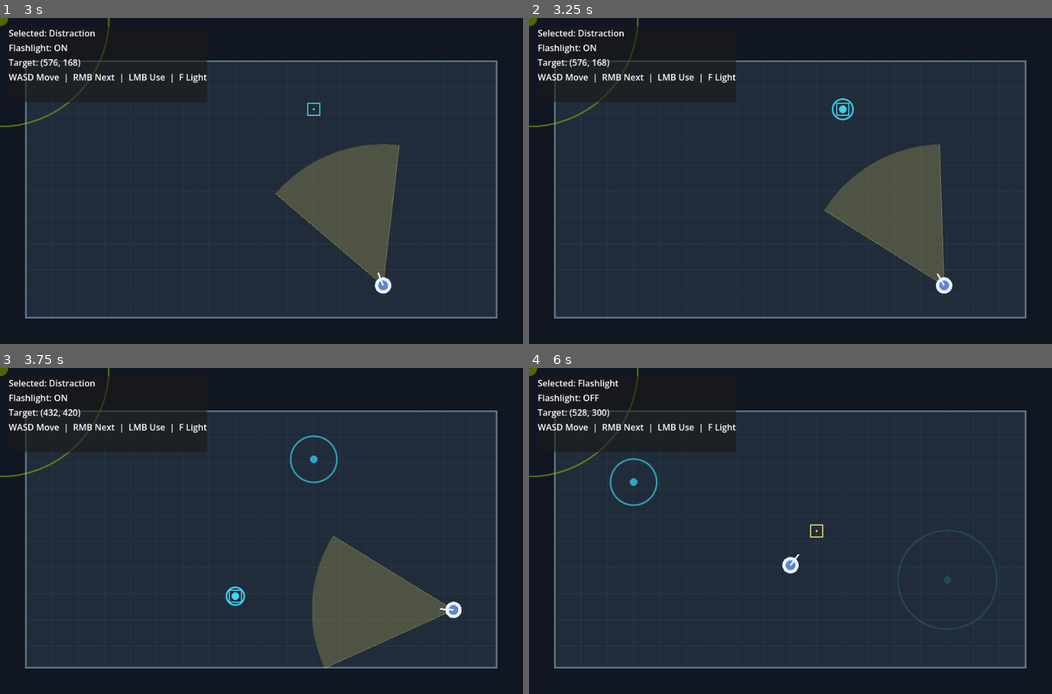
Above: before the commit, frames 1-4 (two rows, left to right).
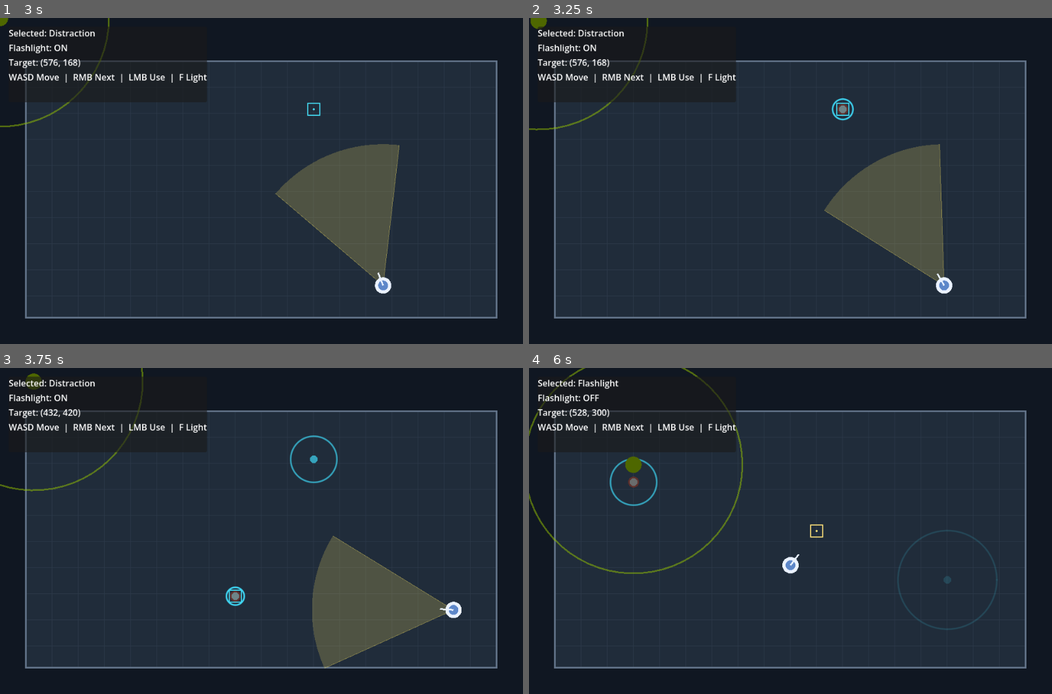
Above: after the commit, the same moments.

Repository: jablonskibrandan/GodotWild98
Game: Godot game, scene res://scenes/main_menu.tscn
Same seed, same stepped clock (60 frames per second), same inputs: the game is played once before the commit and once after it.
Inputs (mouse positions are in pixels of both pictures, inside the frame that each line leads up to):
- Up to frame 1 (3 s): click "START" at 0.5 s; tap Enter at 1.25 s; move the mouse to (376, 164) at 1.27 s; press the mouse at (376, 164) at 1.28 s; hold D (move_right) 1.28-2.03 s; move the mouse to (156, 197) at 2.02 s; release the mouse at (156, 197) at 2.03 s; hold S (move_down) 2.03-2.78 s; tap F (flashlight_toggle) at 2.1 s; click (156, 197) at 2.3 s; move the mouse to (313, 109) at 2.77 s; hold D (move_right) from 2.78 s (still down); hold Right mouse button (tool_next) from 2.78 s (still down)
- Up to frame 2 (3.25 s): keep holding D (move_right); keep holding Right mouse button (tool_next); click (842, 109) at 3.05 s
- Up to frame 3 (3.75 s): move the mouse to (235, 596) at 3.52 s; release D (move_right) at 3.53 s; release Right mouse button (tool_next) at 3.53 s; hold W (move_up) from 3.53 s (still down); click (235, 596) at 3.6 s
- Up to frame 4 (6 s): move the mouse to (947, 579) at 4.27 s; release W (move_up) at 4.28 s; press the mouse at (947, 579) at 4.28 s; hold A (move_left) 4.28-5.78 s; move the mouse to (633, 482) at 5.02 s; release the mouse at (633, 482) at 5.03 s; tap F (flashlight_toggle) at 5.1 s; click (633, 482) at 5.3 s; move the mouse to (816, 531) at 5.77 s; hold S (move_down) from 5.78 s (still down); hold Right mouse button (tool_next) from 5.78 s (still down)

Frame 1 is identical in both runs. In frame 2, 0.5% of the frame differs, in the area x 0-62%, y 0-35%; in frame 3, 0.5%; in frame 4, 0.9%, in the area x 0-41%, y 0-64%.

Commit message:
added functionality for monsters to hear sounds

Diff:
--- /dev/null
+++ b/scenes/distraction_manager.gd
@@ -0,0 +1,7 @@
+class_name DistractionManager
+extends Node2D
+
+signal sound_made(source: Node2D, volume: float)
+
+func broadcast_sound(source: Node2D, volume: float):
+	sound_made.emit(source, volume)
--- a/scenes/distraction_pulse.tscn
+++ b/scenes/distraction_pulse.tscn
@@ -1,6 +1,6 @@
-[gd_scene format=3]
+[gd_scene format=3 uid="uid://bmyheov7megag"]
 
 [ext_resource type="Script" uid="uid://drnhopsdxcigy" path="res://scripts/tools/distraction_pulse.gd" id="1_pulse"]
 
-[node name="DistractionPulse" type="Node2D"]
+[node name="DistractionPulse" type="Node2D" unique_id=639523963]
 script = ExtResource("1_pulse")
--- a/scenes/floor_one.tscn
+++ b/scenes/floor_one.tscn
@@ -5,6 +5,7 @@
 [ext_resource type="Script" uid="uid://d2eevr6h1pfbo" path="res://scripts/tools/flashlight_tool.gd" id="3_flashlight"]
 [ext_resource type="Script" uid="uid://bui5rstvv5pa1" path="res://scripts/tools/distraction_tool.gd" id="4_distraction"]
 [ext_resource type="Script" uid="uid://cnjnjyw5bsp31" path="res://scripts/player/player_controller.gd" id="5_player"]
+[ext_resource type="Script" uid="uid://bur0ibmglvosm" path="res://scenes/distraction_manager.gd" id="5_xmt1j"]
 [ext_resource type="Script" uid="uid://clc1phwuj8tqs" path="res://scripts/player/target_cursor.gd" id="6_target"]
 [ext_resource type="PackedScene" uid="uid://dm48ti74qwqcc" path="res://scenes/monster.tscn" id="7_6d0m4"]
 
@@ -25,6 +26,7 @@
 target_color = Color(0.266667, 0.847059, 0.937255, 1)
 
 [node name="DistractionEffects" type="Node2D" parent="." unique_id=1987103813]
+script = ExtResource("5_xmt1j")
 
 [node name="Player" type="Node2D" parent="." unique_id=1370523761]
 position = Vector2(480, 316)
--- a/scripts/controllers/floor_controller.gd
+++ b/scripts/controllers/floor_controller.gd
@@ -9,7 +9,8 @@
 @onready var tool_manager: ToolManager = $ToolManager
 @onready var flashlight: FlashlightTool = $ToolManager/Flashlight
 @onready var distraction: DistractionTool = $ToolManager/Distraction
-@onready var effects: Node2D = $DistractionEffects
+@onready var effects: DistractionManager = $DistractionEffects
+@onready var monster_manager: BaseMonster = $Monster #replace with monster manager once made
 
 @onready var tool_label: Label = $HUD/Panel/VBox/Tool
 @onready var light_label: Label = $HUD/Panel/VBox/Light
@@ -24,6 +25,7 @@
 	tool_manager.tool_changed.connect(_on_tool_changed)
 	flashlight.state_changed.connect(_on_flashlight_state_changed)
 	cursor.target_moved.connect(_on_target_moved)
+	effects.sound_made.connect(_on_sound_made)
 
 	# Signals emitted by child _ready methods occur before the parent's _ready.
 	# Explicitly seed the initial HUD state here.
@@ -46,6 +48,8 @@
 func _on_target_moved(target: Vector2) -> void:
 	target_label.text = "Target: (%d, %d)" % [roundi(target.x), roundi(target.y)]
 
+func _on_sound_made(source: Node2D, volume: float):
+	monster_manager.hear_sound_made(source, volume)
 
 func _draw() -> void:
 	draw_rect(Rect2(Vector2.ZERO, get_viewport_rect().size), Color("#101722"), true)
--- a/scripts/monsters/base_monster.gd
+++ b/scripts/monsters/base_monster.gd
@@ -22,6 +22,9 @@
 
 	target_finder.queue_redraw()
 
+func hear_sound_made(source: Node2D, volume: float):
+	target_finder.hear(source, volume)
+
 func direction_to_target() -> Vector2:
 	var target_position = target_finder.get_chosen_target_position()
 	if target_position != null && target_position is Vector2 && global_position.distance_to(target_position) > radius:
--- a/scripts/monsters/monster_target_finder.gd
+++ b/scripts/monsters/monster_target_finder.gd
@@ -3,8 +3,10 @@
 
 var player: Node2D
 
+const MAX_HEARING = 200.0
+
 @export_range(0.0, 200.0, 1.0) var vision: float = 200.0
-@export_range(0.0, 200.0, 1.0) var hearing: float = 100.0
+@export_range(0.0, MAX_HEARING, 1.0) var hearing: float = 100.0
 @export_range(0.0, 30.0, 1.0) var memory: float = 5.0
 
 var target_infos: Dictionary[int, MonsterTargetInfo] = {}
@@ -33,9 +35,10 @@
 			notice(player, priority)
 
 # needs a method connected to a signal to call this whenever the player makes sound
-func hear(source_node: Node2D):
-	var priority := int(hearing)
-	notice(source_node, priority)
+func hear(source_node: Node2D, volume: int):
+	if hearing >= volume:
+		var priority := int(hearing - volume)
+		notice(source_node, priority)
 
 func _draw() -> void:
 	draw_arc(Vector2.ZERO, vision, 0, TAU, 64, Color("98c50080"), 3)
--- a/scripts/tools/distraction_pulse.gd
+++ b/scripts/tools/distraction_pulse.gd
@@ -3,6 +3,7 @@
 
 @export_range(0.1, 20.0, 0.1) var duration: float = 2.0
 @export_range(1.0, 500.0, 1.0) var max_radius: float = 95.0
+@export_range(1.0, 100.0, 1.0) var volume: float = 50.0
 
 var _elapsed: float = 0.0
 
--- a/scripts/tools/distraction_tool.gd
+++ b/scripts/tools/distraction_tool.gd
@@ -4,10 +4,10 @@
 const PULSE_SCENE: PackedScene = preload("res://scenes/distraction_pulse.tscn")
 
 var _valid_area: Rect2
-var _effects_parent: Node2D
+var _effects_parent: DistractionManager
 
 
-func configure(valid_area: Rect2, effects_parent: Node2D) -> void:
+func configure(valid_area: Rect2, effects_parent: DistractionManager) -> void:
 	_valid_area = valid_area
 	_effects_parent = effects_parent
 
@@ -19,3 +19,4 @@
 	var pulse: DistractionPulse = PULSE_SCENE.instantiate() as DistractionPulse
 	_effects_parent.add_child(pulse)
 	pulse.global_position = target
+	_effects_parent.broadcast_sound(pulse, pulse.volume)
Not shown, added: scenes/distraction_manager.gd.uid
